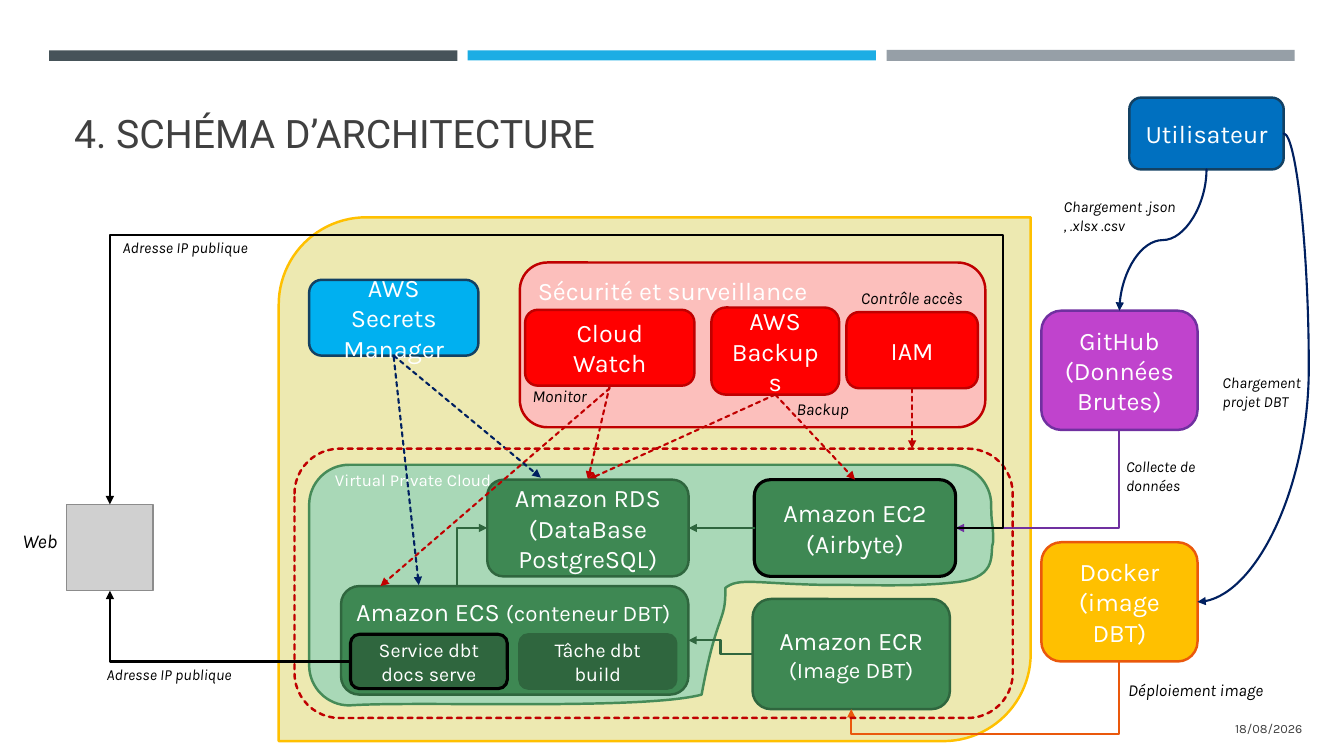
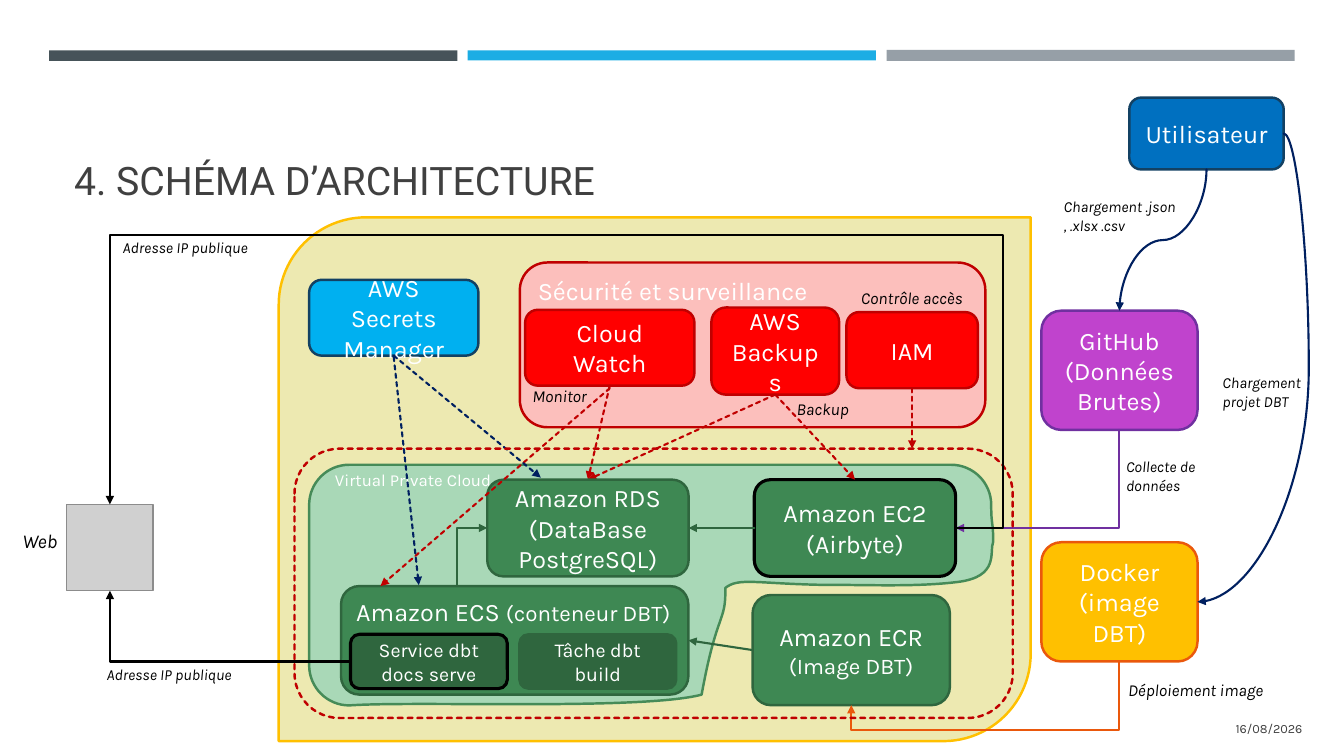
Before and after one commit to Sebules/Project_8_OpenClassrooms_Data_Engineer, a slide deck: slide 6 of ulesie_sebastien_2_presentation_082026.pptx. Drawn at 1344x756 pixels with LibreOffice and Linux fonts; fonts in the diff are those of the drawing; grey boxes stand for pictures. Boxes give left, top, right and bottom in pixels: in the first picture for what was removed or moved away, otherwise in the second. Text is boxed around its words. In the diff, an @@ line names an element or a change of style, - is before the commit and + after.

```diff
--- a/ulesie_sebastien_2_presentation_082026.pptx
+++ b/ulesie_sebastien_2_presentation_082026.pptx
@@ title "4. SCHÉMA D’ARCHITECTURE": place and size @@
-title "4. SCHÉMA D’ARCHITECTURE" at bbox=[74, 112, 595, 149]
+title "4. SCHÉMA D’ARCHITECTURE" at bbox=[74, 159, 595, 196]
@@ rounded rectangle "Amazon ECR": place and size @@
-rounded rectangle "Amazon ECR" at bbox=[753, 599, 951, 709]
+rounded rectangle "Amazon ECR" at bbox=[753, 595, 951, 705]
@@ elbow arrow moved from (753, 654) - (689, 640) to (753, 650) - (689, 640) @@
@@ elbow arrow (753, 650) - (689, 640): elbow arrow to arrow @@
@@ elbow arrow moved from (1120, 661) - (852, 709) to (1120, 661) - (852, 706) @@
@@ text at bbox=[1236, 724, 1303, 734]: text changed @@
-18/08/2026
+16/08/2026
```
Also in this commit, not shown: 10 other slides changed, 3 slides added, 9 slides removed.
